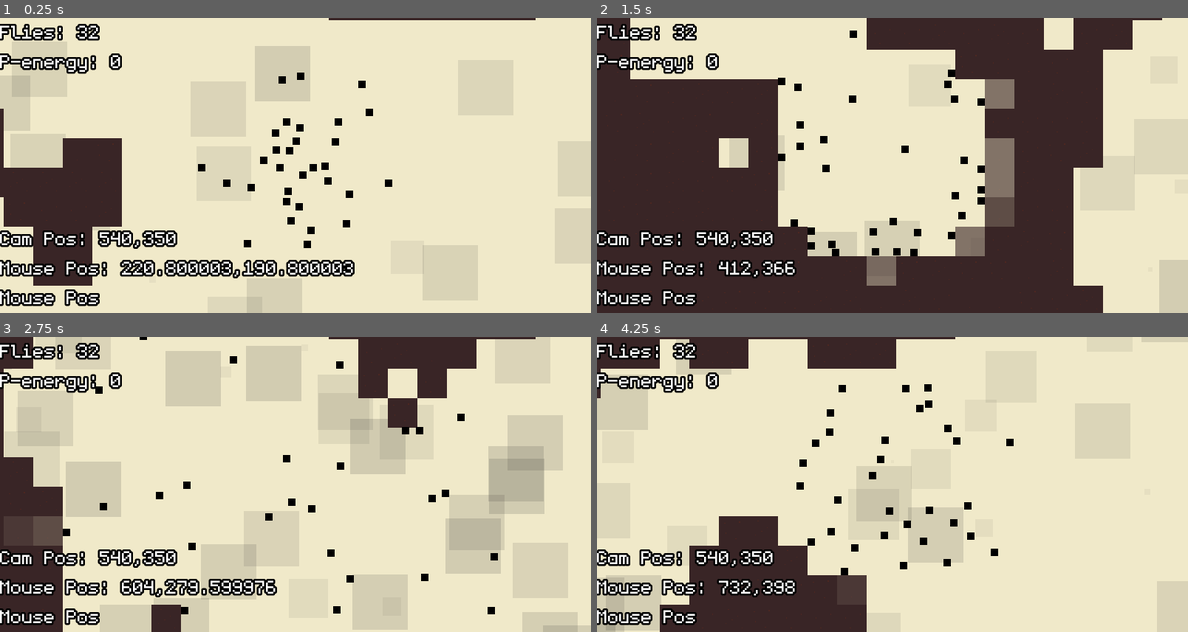
Above: before the commit, frames 1-4 (two rows, left to right).
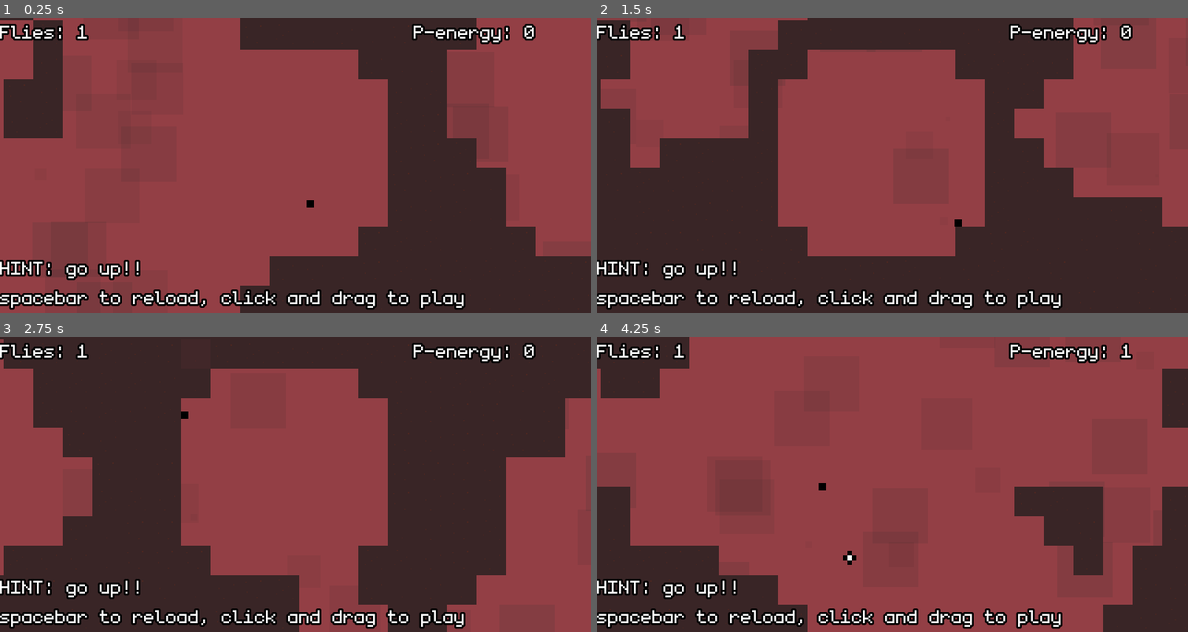
Above: after the commit, the same moments.

Repository: aleksfadini/LD48
Game: Godot game, scene res://Scenes/Main.tscn
Two runs of this game, one before a commit and one after it. Both use one fixed random seed, a clock stepped at 60 frames per second and the inputs below.
Inputs (mouse positions are in pixels of both pictures, inside the frame that each line leads up to):
- Up to frame 1 (0.25 s): no input
- Up to frame 2 (1.5 s): tap Enter (ui_accept) at 0.5, 0.77 s; move the mouse to (1022, 150) at 0.52 s; move the mouse to (774, 180) at 1.27 s
- Up to frame 3 (2.75 s): tap Enter (ui_accept) at 1.52 s; move the mouse to (354, 419) at 2.02 s
- Up to frame 4 (4.25 s): move the mouse to (862, 543) at 2.77 s; tap Enter (ui_accept) at 3.02, 3.77 s; move the mouse to (1069, 528) at 3.52 s

The runs differ from the first frame. In frame 1, 99% of the frame differs, in the area x 0-100%, y 0-100%; in frame 2, 65%; in frame 3, 93%; in frame 4, 96%.

Commit message:
made a mvp

Diff:
--- a/Scenes/Main.gd
+++ b/Scenes/Main.gd
@@ -18,11 +18,11 @@
 #var camera_zoom_tolerance=50#within these pixels it will zoom in
 var zoom_in_speed=0.01
 var zoom_out_speed=0.01
-#var zoom_in=Vector2(1,1)
-var zoom_in=Vector2(4,4)
-#var zoom_out=Vector2(1.5,1.5)
+var zoom_in=Vector2(1,1)
+#var zoom_in=Vector2(4,4)
+var zoom_out=Vector2(1.5,1.5)
 #var zoom_out=Vector2(4,4)
-var zoom_out=Vector2(8,8)
+#var zoom_out=Vector2(8,8)
 # Scenes Preload
 var attractionPower=preload("res://Prefabs/attractionForce.tscn")
 var floatingBg=preload("res://Prefabs/FloatingThings.tscn")
@@ -35,7 +35,7 @@
 #var curr_bg_color=
 func _ready():
 	# reset vars
-	Globals.game_won=false
+	Globals.game_active=true
 	# Set Up bg
 	generate_fancy_bg()
 #	print(": ", map_in_tiles)
@@ -48,7 +48,7 @@
 	generate_starting_point()
 	set_bg_color()
 func _process(delta):
-	if not Globals.game_won:
+	if Globals.game_active:
 		$CanvasLayer/CamPos.text="Cam Pos: " +str($Cam.global_position.x)+","+str($Cam.global_position.y)
 		$CanvasLayer/Mouse.text="Mouse Pos: " +str(get_global_mouse_position().x)+","+str(get_global_mouse_position().y)
 		if dragging:
@@ -76,7 +76,7 @@
 	if $Cam.zoom.x > (zoom_in.x):
 		$Cam.zoom=lerp($Cam.zoom,zoom_in,zoom_in_speed)
 func zoom_out_camera():
-	if Globals.game_won:
+	if not Globals.game_active:
 		zoom_out=Vector2(20,20)
 	if $Cam.zoom.x < (zoom_out.x):
 		$Cam.zoom=lerp($Cam.zoom,zoom_out,zoom_out_speed)
@@ -132,12 +132,13 @@
 			if a > eggs_min_cap and a < eggs_max_cap:
 #				print("Trying to spawn egg, a: ", a)
 				var true_eggs_chance= Globals.eggs_chance*(y/float(map_in_tiles.y))
-#				print("true egg_chance: ", true_eggs_chance)
+#				var true_egg_chance = max(true_eggs_chance,0.01)
+				print("true egg_chance: ", true_eggs_chance)
 				if randf() <= true_eggs_chance:
 					var pos=Vector2(x,y)*32+Vector2(16,16)
 #				var pos=Vector2(x+16,y+16)
 #				$TileMap.set_cell(x,y,0)
-#					print("egg at: ", pos)
+					print("egg at: ", pos)
 					var f = eggInst.instance()
 					$PickUps.add_child(f)
 #				f.init()
@@ -145,8 +146,11 @@
 
 
 func generate_starting_point():
-	var starting_point=Vector2(window_size.x-100,window_size.y*2-290)
-#	var starting_point=Vector2(window_size.x*10-100,window_size.y*20-290)
+#	var starting_point=Vector2(window_size.x-100,window_size.y*2-290)
+#	var starting_point=Vector2(window_size.x*3-100,window_size.y*5-290)
+
+# final:
+	var starting_point=Vector2(window_size.x*10-100,window_size.y*20-290)
 	# will need to find an empty space going row by row, checking that it is empty
 	# just delete a bunch of cells around starting point!!!
 	# convert starting_point to tile coordinates
@@ -221,6 +225,8 @@
 	if event.is_action_released("ui_click"):
 		dragging=false
 	if event.is_action_released("ui_accept"):
+#		game_won(Vector2(0,0))
+#		game_lost()
 		get_tree().reload_current_scene()
 func _on_touchIgnore_timeout():
 	touch_ignore=false
@@ -233,6 +239,7 @@
 	var tile_id = $TileMap.get_cellv(tile_pos)
 	if tile_id == 3:
 #		velocity=velocity.bounce(collision.normal)
+		Playervars.poop+=1
 		$TileMap.set_cellv(tile_pos, -999999999)#this is CRAZYYYY
 	elif tile_id < 3:
 #				yield($eatCell, "timeout")
@@ -246,12 +253,14 @@
 	$CanvasLayer/Poop.text="P-energy: " +str(Playervars.poop)
 	var flies=$Flies.get_child_count()
 	$CanvasLayer/Flies.text="Flies: " +str(flies)
+	if flies == 0:
+		game_lost()
 
 	pass # Replace with function body.
 
 
 func _on_WinTrigger_body_entered(body):
-	if body.is_in_group("flies") and body.is_visible() and $Triggers/WinTrigger.is_visible():
+	if Globals.game_active and body.is_in_group("flies") and body.is_visible() and $Triggers/WinTrigger.is_visible():
 			var notif=VisibilityNotifier2D.new()
 			body.add_child(notif)
 			notif.connect("screen_entered",self,"game_won",[body.global_position])
@@ -259,6 +268,19 @@
 			pass
 	pass # Replace with function body.
 func game_won(pos):
-	print("game won!!!", pos)
-	Globals.game_won=true
+#	print("game won!!!", pos)
+	Globals.game_active=false
+	$CanvasLayer/MsgCont/MsgBox/YouWin.show()
 	camera_target=pos
+	show_msg()
+
+
+func game_lost():
+	Globals.game_active=false
+	$CanvasLayer/MsgCont/MsgBox/YouLose.show()
+	show_msg()
+	pass
+
+func show_msg():
+	$CanvasLayer/MsgCont/MsgBox.show()
+	$CanvasLayer/MsgCont/msg.play("show")
--- a/Scenes/Main.tscn
+++ b/Scenes/Main.tscn
@@ -1,15 +1,32 @@
-[gd_scene load_steps=26 format=2]
+[gd_scene load_steps=29 format=2]
 
 [ext_resource path="res://Graphics/Tiles.png" type="Texture" id=1]
 [ext_resource path="res://Scenes/Main.gd" type="Script" id=2]
 [ext_resource path="res://Themes/UITheme.tres" type="Theme" id=3]
-
-[sub_resource type="RectangleShape2D" id=22]
+[ext_resource path="res://Audio/Temp.ogg" type="AudioStream" id=4]
+
+[sub_resource type="Curve" id=23]
+max_value = 50.0
+_data = [ Vector2( 0, 0 ), 0.0, 0.0, 0, 0, Vector2( 0.199275, 25.6944 ), 0.0, 0.0, 0, 0, Vector2( 0.615942, 19.213 ), 0.0, 0.0, 0, 0, Vector2( 1, 0 ), 0.0, 0.0, 0, 0 ]
+
+[sub_resource type="Animation" id=24]
+resource_name = "show"
+tracks/0/type = "value"
+tracks/0/path = NodePath("MsgBox:position")
+tracks/0/interp = 1
+tracks/0/loop_wrap = true
+tracks/0/imported = false
+tracks/0/enabled = true
+tracks/0/keys = {
+"times": PoolRealArray( 0, 0.6, 0.9 ),
+"transitions": PoolRealArray( 2, 0.5, 1 ),
+"update": 0,
+"values": [ Vector2( 0, 600 ), Vector2( 0, 120 ), Vector2( 0, 100 ) ]
+}
+
+[sub_resource type="RectangleShape2D" id=1]
 extents = Vector2( 30000, 4000 )
 
-[sub_resource type="ConvexPolygonShape2D" id=1]
-points = PoolVector2Array( 0, 0, 32, 0, 32, 32, 0, 32 )
-
 [sub_resource type="ConvexPolygonShape2D" id=2]
 points = PoolVector2Array( 0, 0, 32, 0, 32, 32, 0, 32 )
 
@@ -67,7 +84,10 @@
 [sub_resource type="ConvexPolygonShape2D" id=20]
 points = PoolVector2Array( 0, 0, 32, 0, 32, 32, 0, 32 )
 
-[sub_resource type="TileSet" id=21]
+[sub_resource type="ConvexPolygonShape2D" id=21]
+points = PoolVector2Array( 0, 0, 32, 0, 32, 32, 0, 32 )
+
+[sub_resource type="TileSet" id=22]
 0/name = "Tiles.png 0"
 0/texture = ExtResource( 1 )
 0/tex_offset = Vector2( 0, 0 )
@@ -300,6 +320,7 @@
 [node name="CanvasLayer" type="CanvasLayer" parent="."]
 
 [node name="CamPos" type="Label" parent="CanvasLayer"]
+visible = false
 margin_top = 224.0
 margin_right = 84.0
 margin_bottom = 250.0
@@ -310,6 +331,7 @@
 }
 
 [node name="Mouse" type="Label" parent="CanvasLayer"]
+visible = false
 margin_top = 256.0
 margin_right = 108.0
 margin_bottom = 282.0
@@ -324,7 +346,17 @@
 margin_right = 108.0
 margin_bottom = 314.0
 theme = ExtResource( 3 )
-text = "Mouse Pos"
+text = "spacebar to reload, click and drag to play"
+__meta__ = {
+"_edit_use_anchors_": false
+}
+
+[node name="hint" type="Label" parent="CanvasLayer"]
+margin_top = 256.0
+margin_right = 504.0
+margin_bottom = 282.0
+theme = ExtResource( 3 )
+text = "HINT: go up!!"
 __meta__ = {
 "_edit_use_anchors_": false
 }
@@ -339,14 +371,107 @@
 }
 
 [node name="Poop" type="Label" parent="CanvasLayer"]
-margin_top = 32.0
-margin_right = 108.0
-margin_bottom = 58.0
+margin_left = 448.0
+margin_right = 556.0
+margin_bottom = 26.0
 theme = ExtResource( 3 )
 text = "Mouse Pos"
-__meta__ = {
-"_edit_use_anchors_": false
-}
+align = 2
+__meta__ = {
+"_edit_use_anchors_": false
+}
+
+[node name="MsgCont" type="Control" parent="CanvasLayer"]
+margin_right = 40.0
+margin_bottom = 40.0
+theme = ExtResource( 3 )
+__meta__ = {
+"_edit_use_anchors_": false
+}
+
+[node name="MsgBox" type="Node2D" parent="CanvasLayer/MsgCont"]
+visible = false
+position = Vector2( 0, 100 )
+
+[node name="Bg" type="Node2D" parent="CanvasLayer/MsgCont/MsgBox"]
+
+[node name="Particles" type="Node2D" parent="CanvasLayer/MsgCont/MsgBox/Bg"]
+position = Vector2( 320, 168 )
+
+[node name="poop" type="CPUParticles2D" parent="CanvasLayer/MsgCont/MsgBox/Bg/Particles"]
+self_modulate = Color( 0.278431, 0.141176, 0, 1 )
+amount = 128
+lifetime = 2.0
+emission_shape = 2
+emission_rect_extents = Vector2( 250, 150 )
+gravity = Vector2( 0, 0 )
+scale_amount = 4.0
+scale_amount_curve = SubResource( 23 )
+
+[node name="ColorRect" type="ColorRect" parent="CanvasLayer/MsgCont/MsgBox/Bg"]
+margin_left = 120.0
+margin_top = 50.0
+margin_right = 520.0
+margin_bottom = 250.0
+color = Color( 0.278431, 0.141176, 0, 1 )
+__meta__ = {
+"_edit_use_anchors_": false
+}
+
+[node name="flies" type="CPUParticles2D" parent="CanvasLayer/MsgCont/MsgBox/Bg"]
+self_modulate = Color( 0, 0, 0, 1 )
+position = Vector2( 320, 168 )
+amount = 64
+randomness = 1.0
+local_coords = false
+emission_shape = 2
+emission_rect_extents = Vector2( 300, 200 )
+spread = 180.0
+gravity = Vector2( 0, 0 )
+initial_velocity = 40.0
+initial_velocity_random = 0.8
+tangential_accel = 100.0
+tangential_accel_random = 1.0
+scale_amount = 4.0
+
+[node name="YouWin" type="Node2D" parent="CanvasLayer/MsgCont/MsgBox"]
+visible = false
+position = Vector2( 224, 96 )
+
+[node name="Label" type="Label" parent="CanvasLayer/MsgCont/MsgBox/YouWin"]
+margin_left = -32.0
+margin_top = -4.0
+margin_right = 196.0
+margin_bottom = 109.0
+text = "You Win!!
+You are
+the
+Lord Of The Flies!!"
+align = 1
+__meta__ = {
+"_edit_use_anchors_": false
+}
+
+[node name="YouLose" type="Node2D" parent="CanvasLayer/MsgCont/MsgBox"]
+visible = false
+position = Vector2( 224, 96 )
+
+[node name="Label" type="Label" parent="CanvasLayer/MsgCont/MsgBox/YouLose"]
+margin_left = -32.0
+margin_top = -4.0
+margin_right = 196.0
+margin_bottom = 109.0
+text = "You Win!!
+You are
+the
+Lord Of The Flies!!"
+align = 1
+__meta__ = {
+"_edit_use_anchors_": false
+}
+
+[node name="msg" type="AnimationPlayer" parent="CanvasLayer/MsgCont"]
+anims/show = SubResource( 24 )
 
 [node name="Cam" type="Camera2D" parent="."]
 current = true
@@ -357,15 +482,14 @@
 position = Vector2( 0, -4300 )
 
 [node name="CollisionShape2D" type="CollisionShape2D" parent="Triggers/WinTrigger"]
-shape = SubResource( 22 )
+shape = SubResource( 1 )
 
 [node name="FancyBg" type="Node2D" parent="."]
 
 [node name="TileMap" type="TileMap" parent="."]
-tile_set = SubResource( 21 )
+tile_set = SubResource( 22 )
 cell_size = Vector2( 32, 32 )
 format = 1
-tile_data = PoolIntArray( 0, 0, 0, 19, 0, 0, 589824, 0, 0 )
 
 [node name="touchIgnore" type="Timer" parent="."]
 wait_time = 0.1
@@ -381,6 +505,10 @@
 [node name="updateLabels" type="Timer" parent="."]
 wait_time = 0.2
 autostart = true
+
+[node name="AudioStreamPlayer" type="AudioStreamPlayer" parent="."]
+stream = ExtResource( 4 )
+autoplay = true
 [connection signal="body_entered" from="Triggers/WinTrigger" to="." method="_on_WinTrigger_body_entered"]
 [connection signal="timeout" from="touchIgnore" to="." method="_on_touchIgnore_timeout"]
 [connection signal="timeout" from="updateColor" to="." method="set_bg_color"]
--- a/Scripts/Globals.gd
+++ b/Scripts/Globals.gd
@@ -2,11 +2,12 @@
 
 
 const attraction_permanence=0.6
-const starting_flies=32
+const starting_flies=1
 const egg_flies_min=2
 const egg_flies_max=10
-const eggs_chance=0.01
-var game_won=false
+const eggs_chance=0.05
+#const min_abs_eggs_chance=0.05
+var game_active=true
 
 const sky_col=[
 	Color("#653D48"),
--- a/project.godot
+++ b/project.godot
@@ -23,10 +23,6 @@
 
 Globals="*res://Scripts/Globals.gd"
 Playervars="*res://Scripts/Playervars.gd"
-
-[debug]
-
-settings/stdout/print_fps=true
 
 [display]
 
Not shown, added: Audio/Temp.ogg.import
Not shown: 4 places in Scenes/Main.tscn that only renumber resources
Not shown, added: export_presets.cfg
Not shown, added: Audio/Temp.ogg
